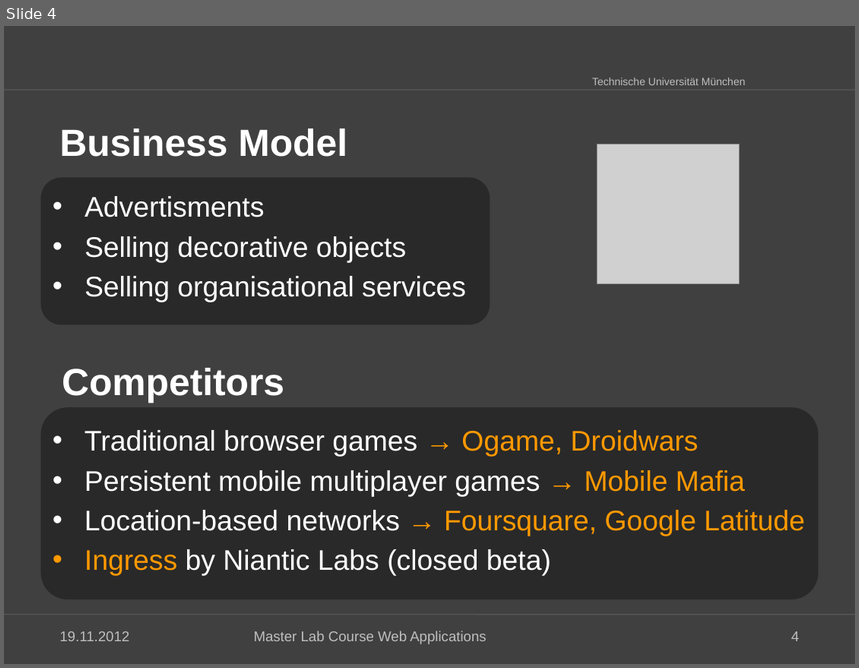
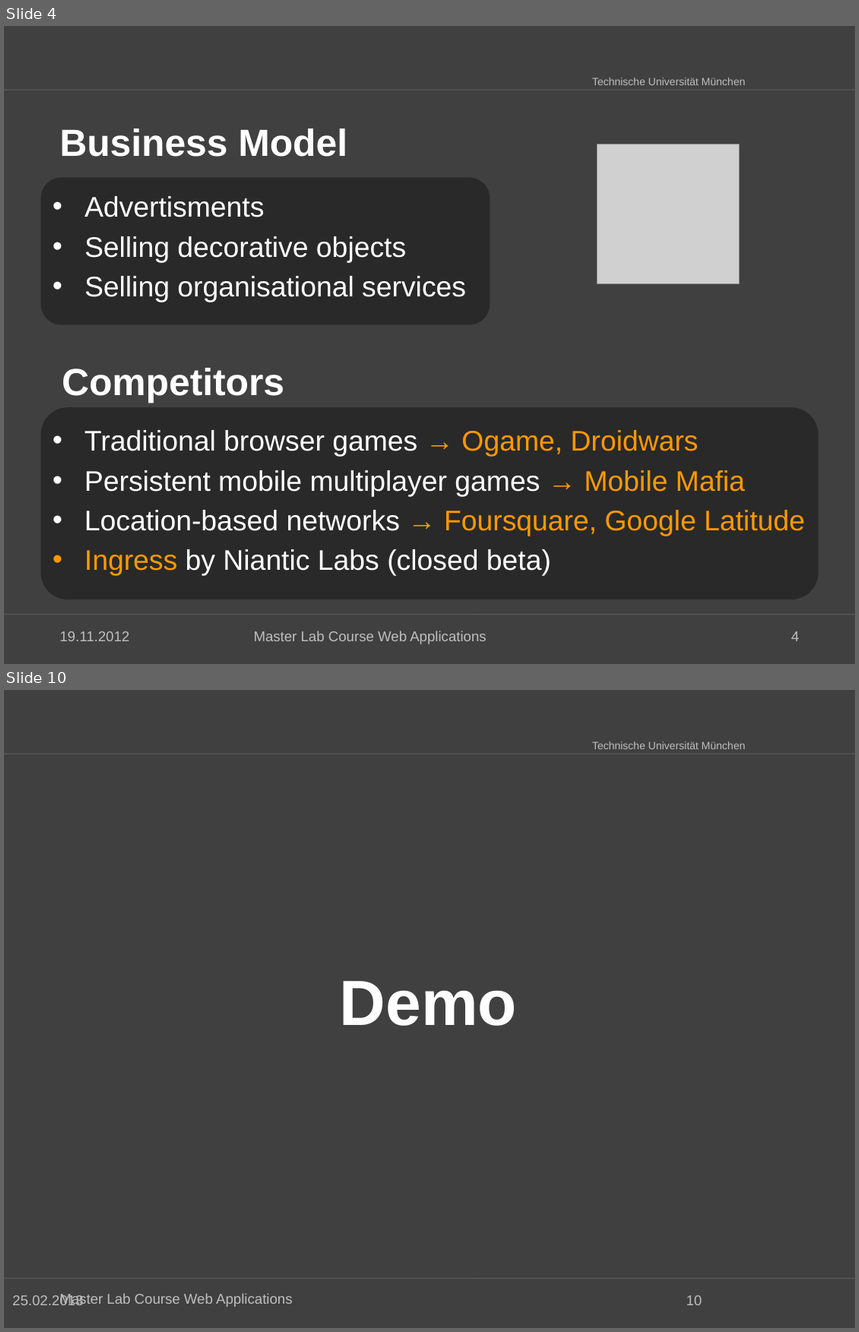
Before and after one commit to kneczaj/pi-puppids, a slide deck: docs/group4_Final_Presentation.pptx. Shown one above the other, each under a label of ours: slide 4 before the commit, slides 4 and 10 after it; the slides between them are not shown. The pictures are 859x668 and 859x1332 pixels, drawn with LibreOffice and Linux fonts; fonts in the diff are those of the drawing; grey boxes stand for pictures; background and template pictures are left out. Boxes give left, top, right and bottom in pixels: in the first picture for what was removed or moved away, otherwise in the second. Text is boxed around its words. In the diff, an @@ line names an element or a change of style, - is before the commit and + after.

```diff
--- a/docs/group4_Final_Presentation.pptx
+++ b/docs/group4_Final_Presentation.pptx
@@ slide 10 added at bbox=[4, 690, 855, 1328], background #404040; not listed: 3 template elements that a slide beside it also shows @@
@@ title added at bbox=[340, 981, 517, 1026], 54 pt, text #FFFFFF, bold @@
+Demo
@@ text added at bbox=[12, 1294, 83, 1306], 12 pt, text #BFBFBF @@
+25.02.2013
@@ text added at bbox=[59, 1293, 292, 1307], 12 pt, text #BFBFBF @@
+Master Lab Course Web Applications
@@ page number added at bbox=[686, 1296, 702, 1306], 12 pt, text #BFBFBF @@
+10
```
Also in this commit, not shown: 2 slides changed, 7 other slides added, 8 other files.
